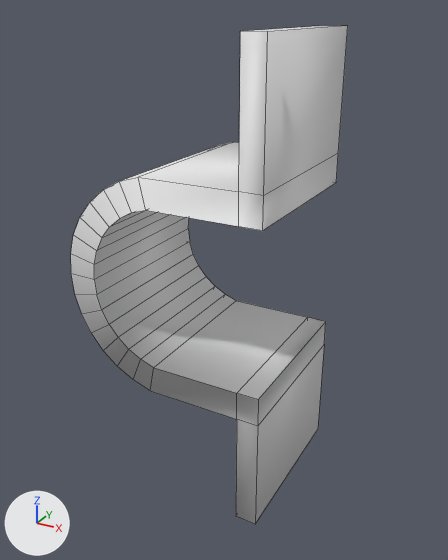
The FBX model SourceAssets/Environments/Subway/Props/Pipe_1_Clamp.fbx: old version first, new version second.
Both versions are drawn from a 50 mm lens placed at (7.35, -13.52, 6.17), pointed at (0.03, -0.21, -0.48). The axes (+X, +Y, +Z) are drawn at lower left. The lights are the same throughout. The older version comes first. Mesh edges are drawn as thin lines.

Before the edit, the objects in view are built like this:
```python
me_cube_001 = bpy.data.meshes.new('Cube.001')
me_cube_001.from_pydata(...)  # 84 vertices, 82 faces; spans x -3.27..2.17, y -2.43..2.09, z -6.08..5.77
me_cube_001.materials.append(mat_material)  # white #e7e7e7
ob_clamp = bpy.data.objects.new('Clamp', me_cube_001)
ob_clamp.location = (0.0, 0.0, 0.0)
```
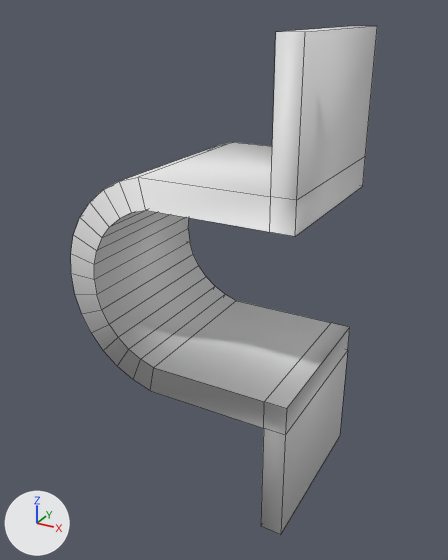
Location of each change, (x1, y1, x2, y2) in pixels of the pictures (448 x 560 px; the box of a moved part takes in the faces that stretch with it):
'Clamp', reshaped (10% wider): before (71, 25, 348, 524); after (71, 26, 377, 534)
part 1 of me_cube_001, moved or reshaped: before (138, 25, 348, 231); after (138, 26, 377, 236)
part 2 of me_cube_001, moved or reshaped: before (150, 301, 326, 524); after (150, 301, 350, 534)

The change, as a diff of the scene's bpy script:
```diff
--- a/SourceAssets/Environments/Subway/Props/Pipe_1_Clamp.fbx.py
+++ b/SourceAssets/Environments/Subway/Props/Pipe_1_Clamp.fbx.py
@@ me_cube_001 @@
 # used by ob_clamp; location = (0.0, 0.0, 0.0)
-me_cube_001.from_pydata(...)  # 84 vertices, 82 faces; spans x -3.27..2.17, y -2.43..2.09, z -6.08..5.77
+me_cube_001.from_pydata(...)  # 84 vertices, 82 faces; spans x -3.27..2.89, y -2.43..2.09, z -6.08..5.77
+# me_cube_001 part 1: all 12 vertices in x 1.6..2.17, y -2.43..2.09, z 1.9..5.77 are moved by (0.72, 0.0, 0.0)
+# me_cube_001 part 2: all 12 vertices in x 1.6..2.17, y -2.43..2.09, z -6.08..-2.24 are moved by (0.72, 0.0, 0.0)
 me_cube_001.materials.append(mat_material)
```
